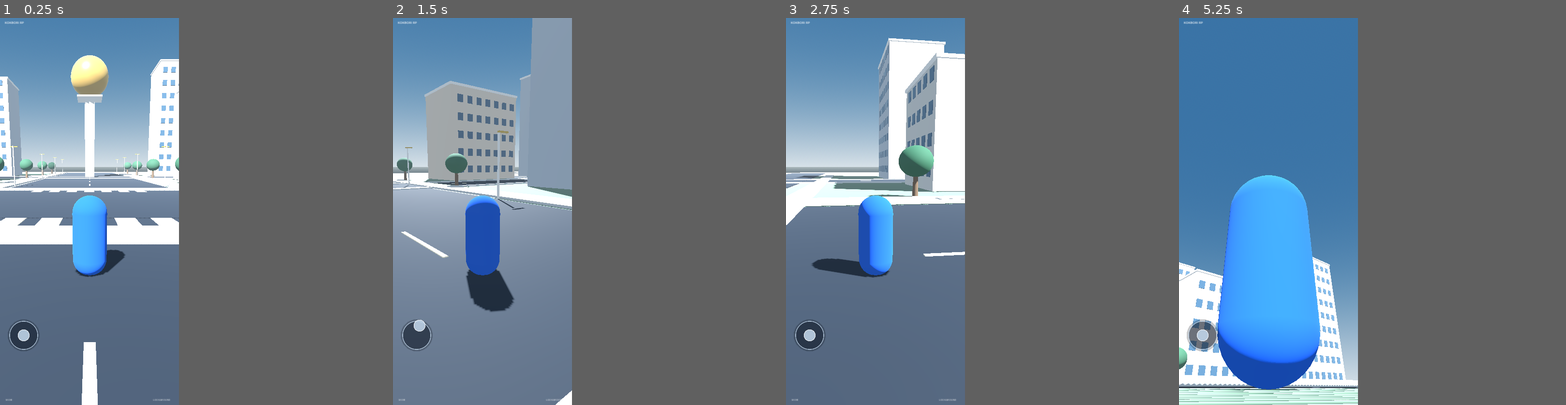
Above: before the commit, frames 1-4 (left to right).
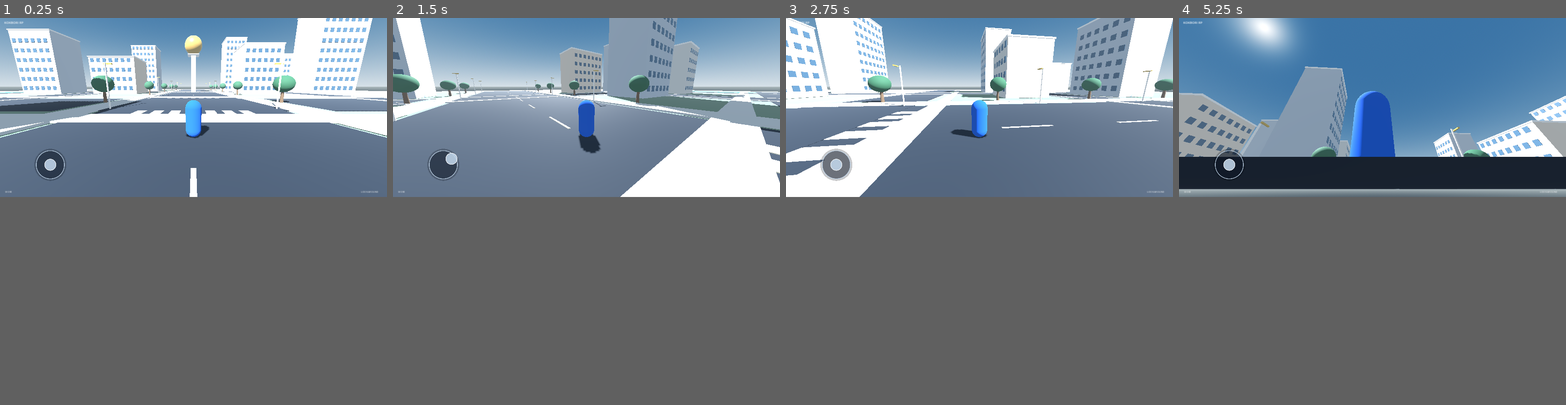
Above: after the commit, the same moments.

Repository: rizerize820-boop/Kokbori
Game: Godot game, scene res://scenes/main.tscn
The game is run twice, just before and just after one commit, with the same random seed, the same clock (stepped at 60 frames per second) and the same inputs.
Inputs (mouse positions are in pixels of both pictures, inside the frame that each line leads up to):
- Up to frame 1 (0.25 s): no input
- Up to frame 2 (1.5 s): tap Enter at 0.5 s; move the mouse to (520, 192) at 0.52 s; hold D (move_right) 0.53-1.25 s; click (520, 192) at 0.67 s; drag from (447, 230) to (474, 288) at 1.27 s
- Up to frame 3 (2.75 s): move the mouse to (894, 126) at 2.02 s; hold D (move_right) from 2.03 s (still down)
- Up to frame 4 (5.25 s): release D (move_right) at 2.75 s; drag from (1260, 288) to (1213, 153) at 2.77 s; tap Space at 3.5 s; move the mouse to (1322, 269) at 3.52 s; hold A (move_left) 3.53-4.25 s; drag from (1213, 153) to (1240, 114) at 4.27 s; move the mouse to (1275, 211) at 5.02 s; hold S (move_back) from 5.03 s (still down); click (1275, 211) at 5.17 s
In our replay, the window is 370x800 before the commit and 800x370 after it. These sizes can differ from the game's own. Grey fills any space a smaller window leaves; there, only what the larger window draws over its background counts as a difference.

The runs differ from the first frame. In frame 1, 57% of the frame differs, in the area x 0-100%, y 0-100%; in frame 2, 44%; in frame 3, 41%; in frame 4, 55%.

Commit message:
Fix landscape fullscreen viewport scaling

Diff:
--- a/Engine/project.godot
+++ b/Engine/project.godot
@@ -6,10 +6,11 @@
 run/main_scene="res://scenes/main.tscn"
 
 [display]
-window/size/viewport_width=1170
-window/size/viewport_height=2532
+window/size/viewport_width=2532
+window/size/viewport_height=1170
 window/handheld/orientation=0
 window/stretch/mode="canvas_items"
+window/stretch/aspect="expand"
 
 [rendering]
 textures/vram_compression/import_etc2_astc=true
